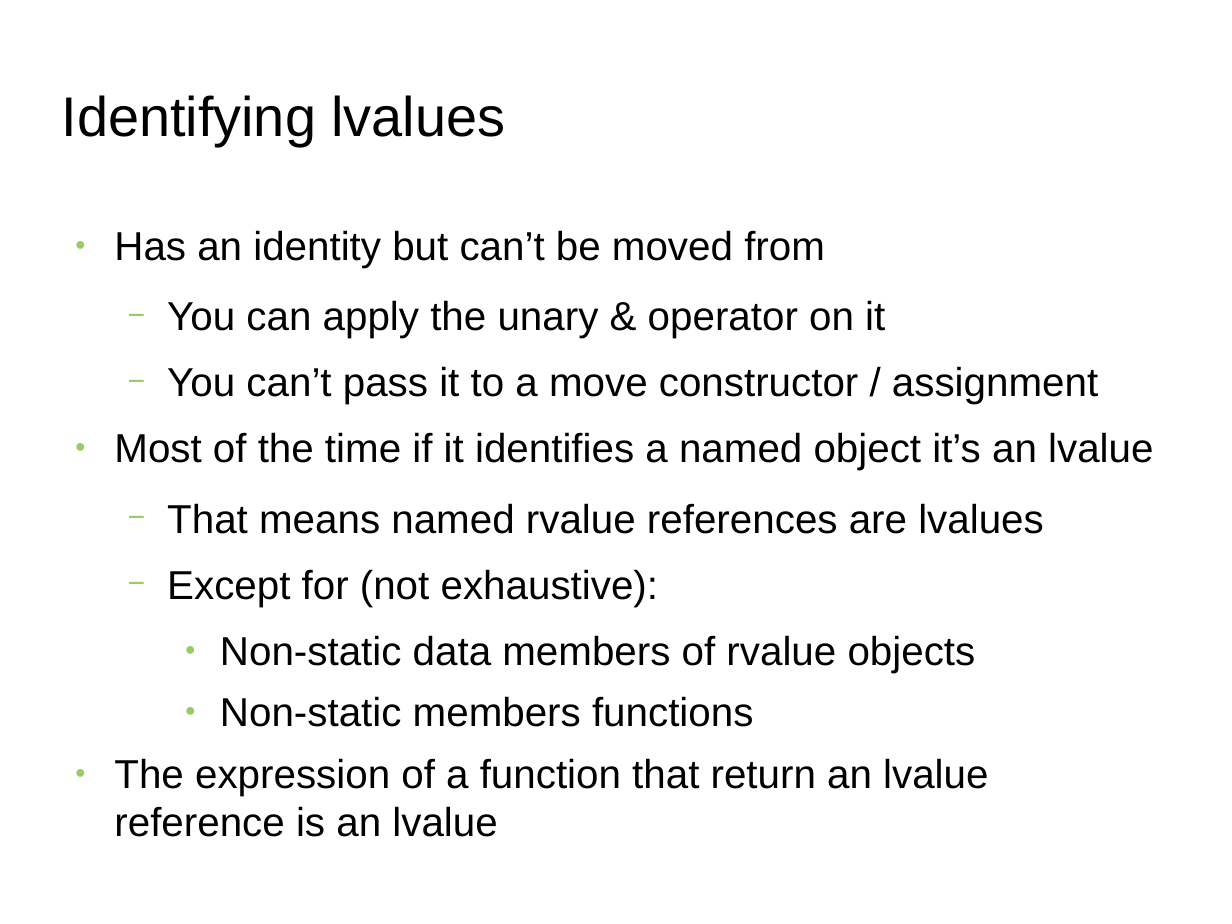
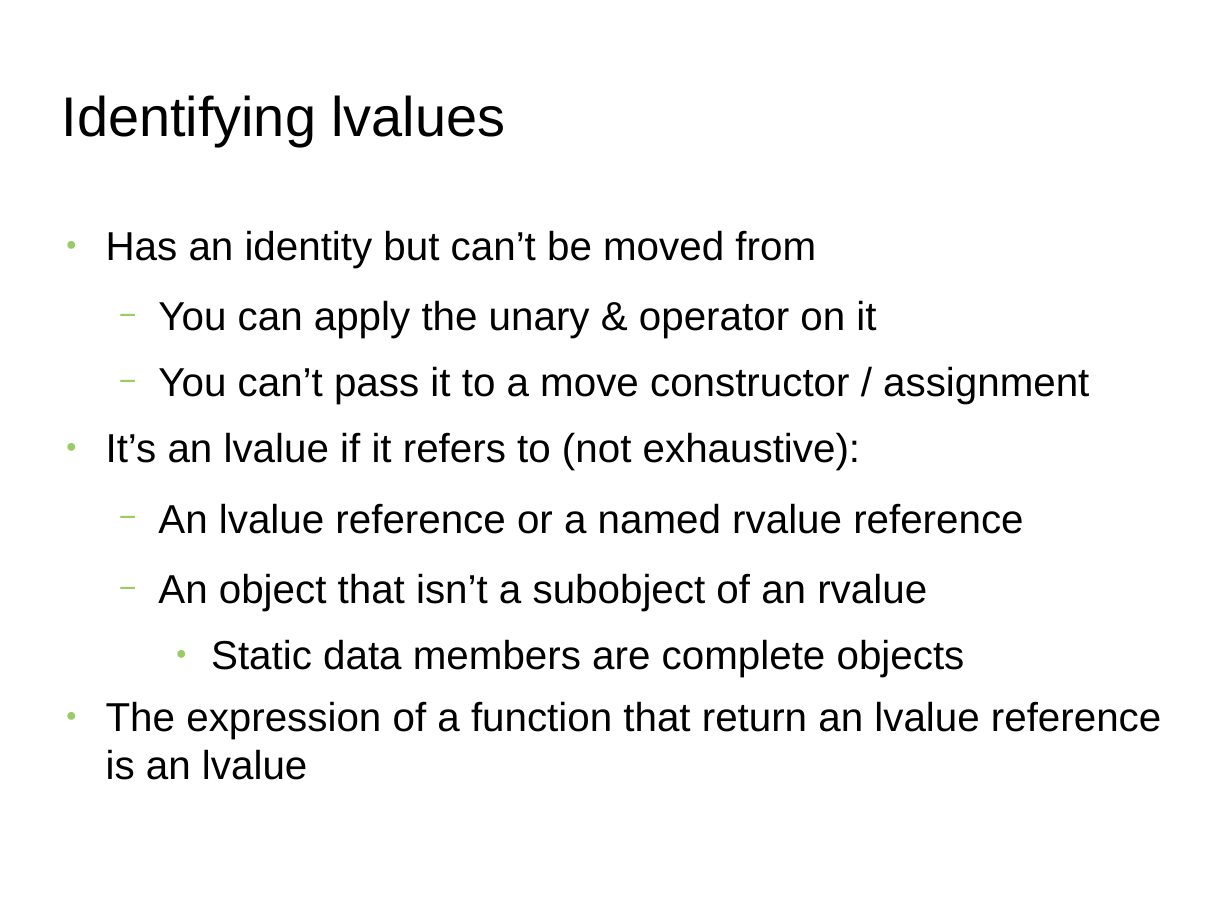
Before and after one commit to FranckRJ/CPP-trainings, a slide deck: slide 9 of traning-move.pt1.odp (slide 10 before the commit). Drawn at 1232x924 pixels with LibreOffice and Linux fonts; fonts in the diff are those of the drawing; background and template pictures are left out. Boxes give left, top, right and bottom in pixels: in the first picture for what was removed or moved away, otherwise in the second. Text is boxed around its words. In the diff, an @@ line names an element or a change of style, - is before the commit and + after.

```diff
--- a/traning-move.pt1.odp
+++ b/traning-move.pt1.odp
@@ text "Has an identity but can’t ...": place and size @@
-text "Has an identity but can’t ..." at [114,230,1153,837]
+text "Has an identity but can’t ..." at [106,230,1161,780]
@@ text at [106,432,1023,677]: text changed @@
-● Most of the time if it identifies a named object it’s an lvalue
-  − That means named rvalue references are lvalues
-  − Except for (not exhaustive):
-    ● Non-static data members of rvalue objects
-    ● Non-static members functions
+● It’s an lvalue if it refers to (not exhaustive):
+  − An lvalue reference or a named rvalue reference
+  − An object that isn’t a subobject of an rvalue
+    ● Static data members are complete objects
```
Also in this commit, not shown: 7 other slides changed, 1 slide added, 2 slides removed, 2 other files.
